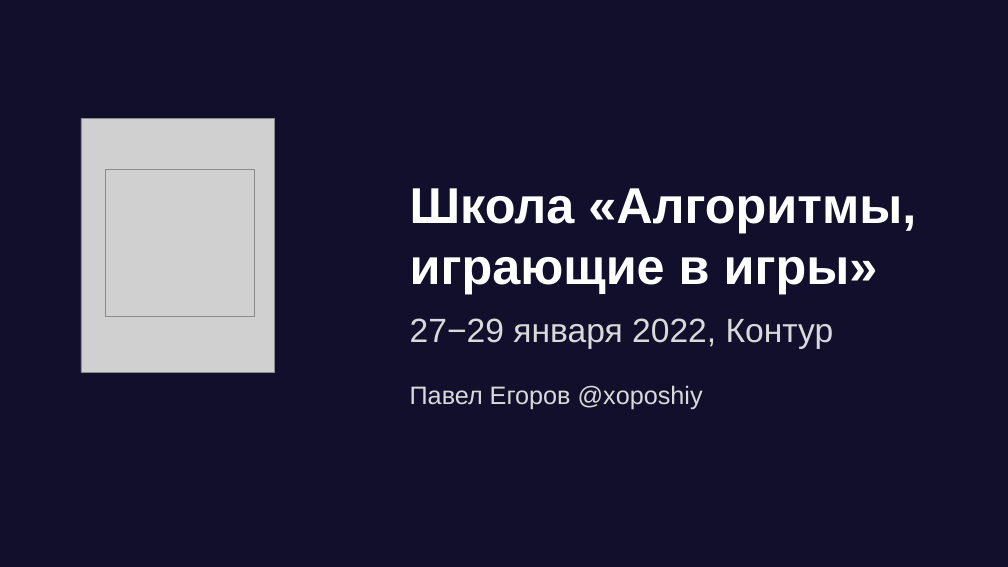
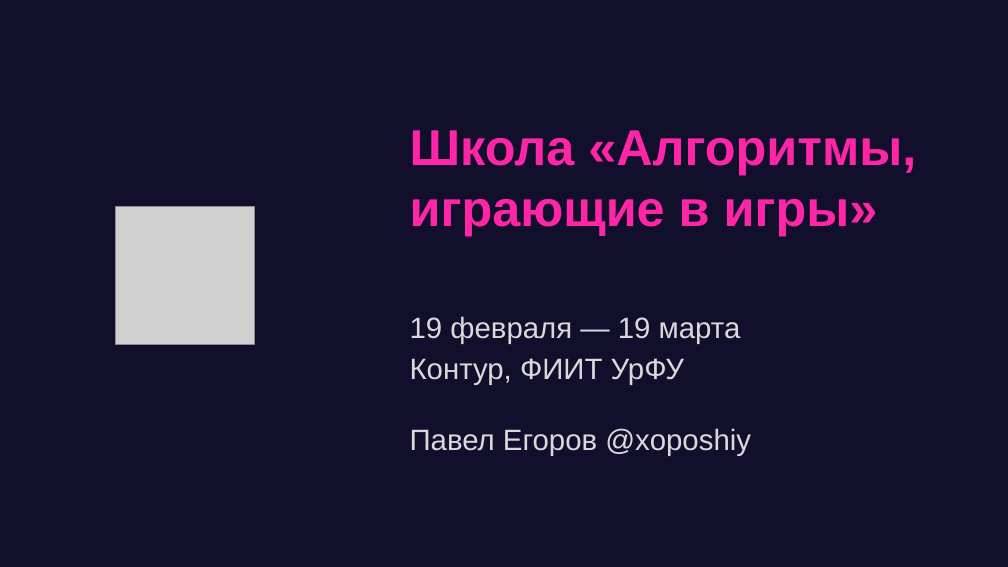
Before and after one commit to game-ai-course/game-ai-school, a slide deck: slide 1 of slides/online_4dx1.5h/day3-beam.pptx. Drawn at 1008x567 pixels with LibreOffice and Linux fonts; fonts in the diff are those of the drawing; grey boxes stand for pictures; background and template pictures are left out. Boxes give left, top, right and bottom in pixels: in the first picture for what was removed or moved away, otherwise in the second. Text is boxed around its words. In the diff, an @@ line names an element or a change of style, - is before the commit and + after.

```diff
--- a/slides/online_4dx1.5h/day3-beam.pptx
+++ b/slides/online_4dx1.5h/day3-beam.pptx
@@ picture removed at <box>81,119,274,373</box> @@
@@ title "Школа «Алгоритмы, играющие в игры»": place and size @@
-title "Школа «Алгоритмы, играющие в игры»" at <box>410,188,916,294</box>
+title "Школа «Алгоритмы, играющие в игры»" at <box>410,130,916,236</box>
@@ title "Школа «Алгоритмы, играющие в игры»" at <box>410,130,916,236</box>: text colour #FFFFFF to #FE25A7 @@
@@ picture: place and size @@
-picture at <box>106,169,255,317</box>
+picture at <box>116,206,254,344</box>
@@ subtitle at <box>410,316,751,456</box>: text changed; size 32 to 28 pt @@
-27−29 января 2022, Контур
-Павел Егоров @xoposhiy
+19 февраля — 19 марта
+Контур, ФИИТ УрФУ
+Павел Егоров @xoposhiy
```
Also in this commit, not shown: 37 other slides changed, 3 slides added, 1 slide removed, 12 other files.
